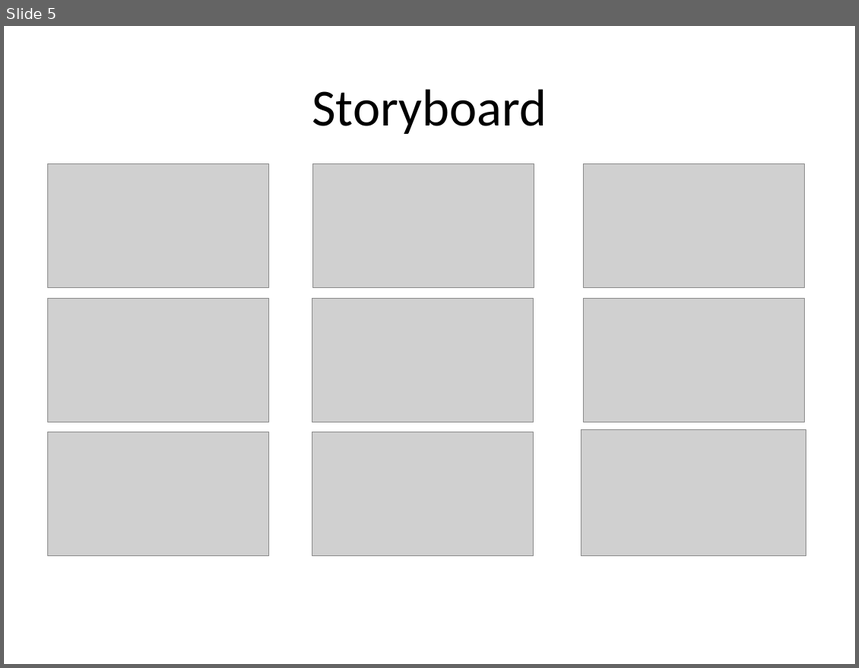
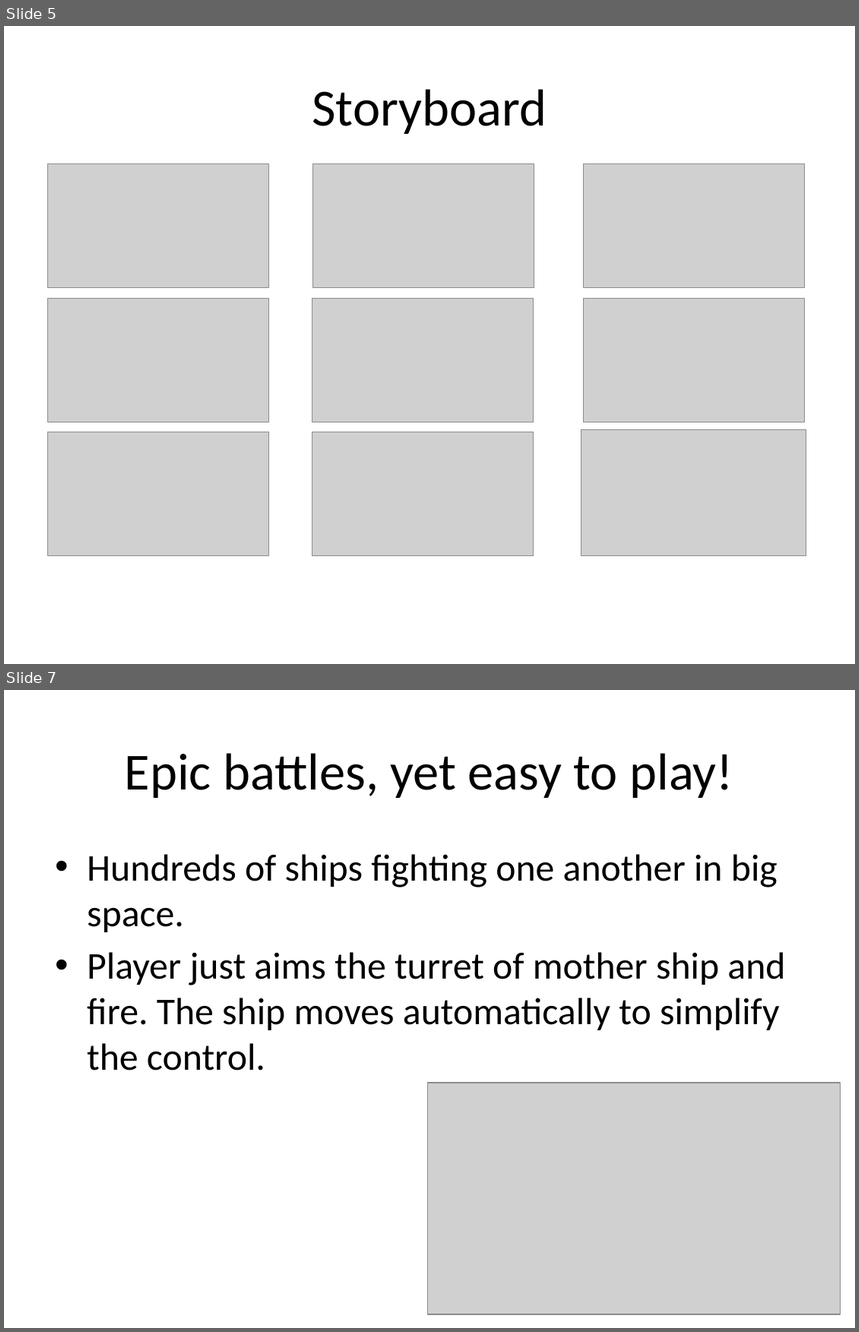
Before and after one commit to ntchung/cosmonova, a slide deck: Docs/GDD.pptx. Shown one above the other, each under a label of ours: slide 5 before the commit, slides 5 and 7 after it; the slides between them are not shown. The pictures are 859x668 and 859x1332 pixels, drawn with LibreOffice and Linux fonts; fonts in the diff are those of the drawing; grey boxes stand for pictures. Boxes give left, top, right and bottom in pixels: in the first picture for what was removed or moved away, otherwise in the second. Text is boxed around its words. In the diff, an @@ line names an element or a change of style, - is before the commit and + after.

```diff
--- a/Docs/GDD.pptx
+++ b/Docs/GDD.pptx
@@ slide 7 added at <box>4,690,855,1328</box>, background #FFFFFF @@
@@ title added at <box>125,753,733,798</box>, 44 pt, text #000000 @@
+Epic battles, yet easy to play!
@@ text added at <box>87,854,785,1071</box>, 32 pt, text #000000 @@
+• Hundreds of ships fighting one another in big space.
+• Player just aims the turret of mother ship and fire. The ship moves automatically to simplify the control.
@@ picture added at <box>428,1083,840,1315</box> @@
```
Also in this commit, not shown: 2 slides changed, 7 other slides added, 40 other files.
